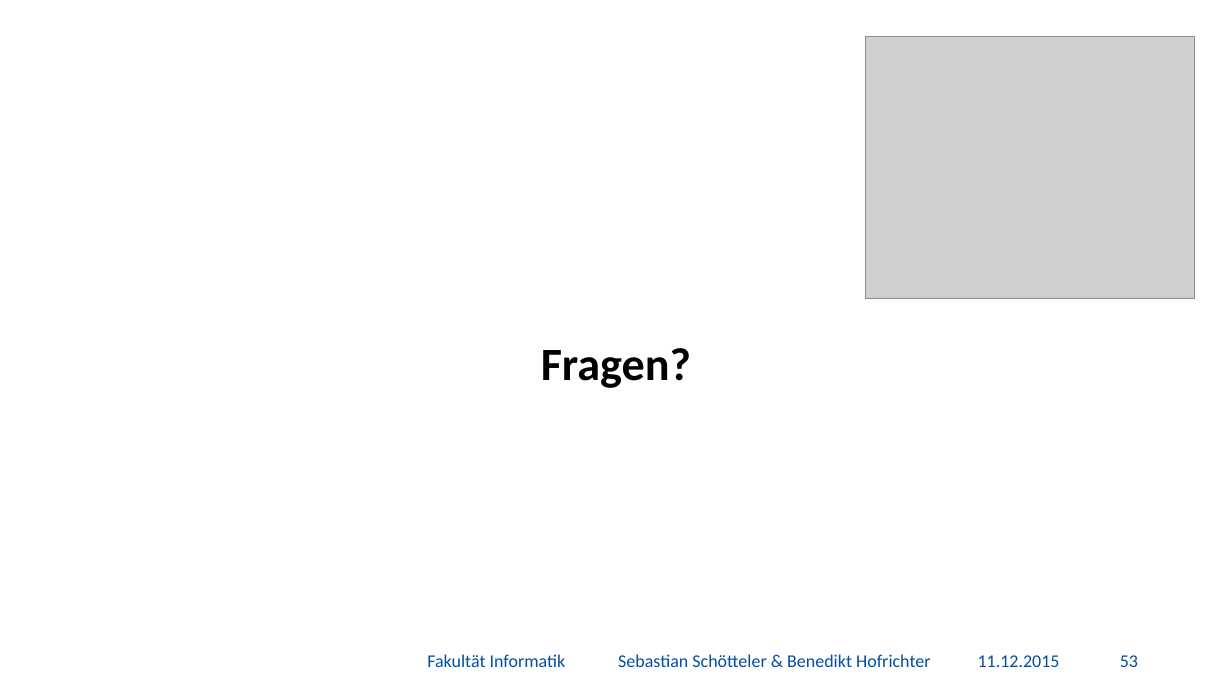
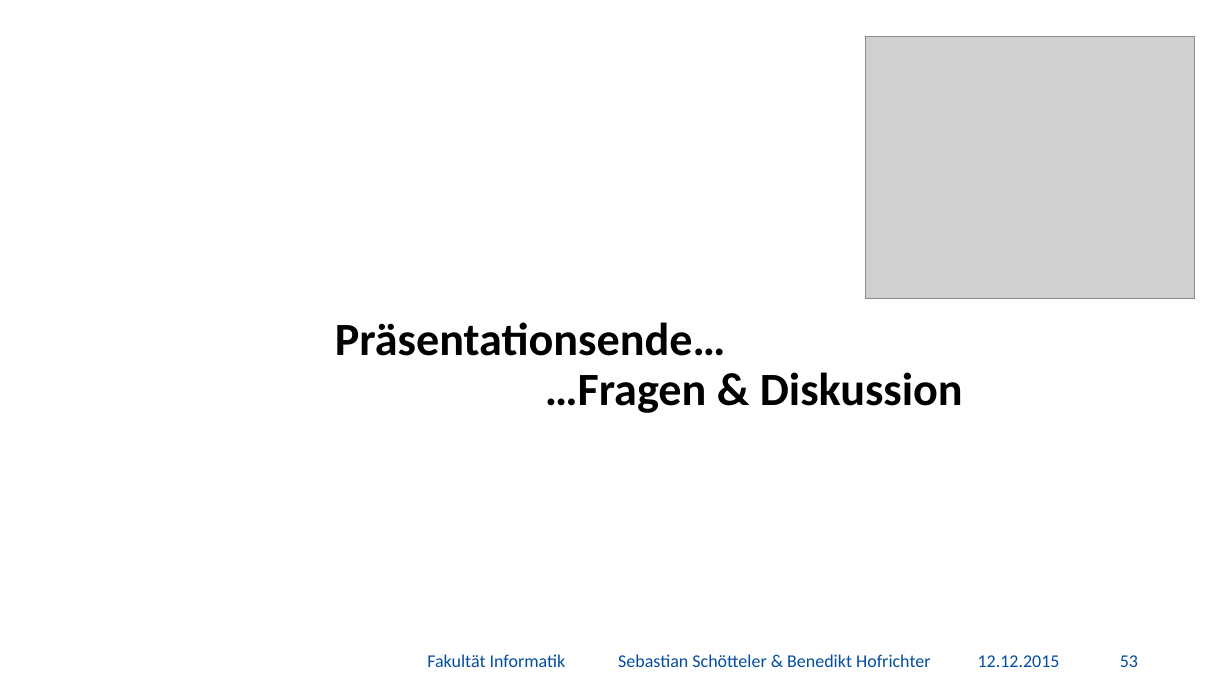
Before and after one commit to BenediktGitGit/soco15, a slide deck: slide 54 of 3b) Vortrag/Präsentation.pptx. Drawn at 1232x693 pixels with LibreOffice and Linux fonts; fonts in the diff are those of the drawing; grey boxes stand for pictures; background and template pictures are left out. Boxes give left, top, right and bottom in pixels: in the first picture for what was removed or moved away, otherwise in the second. Text is boxed around its words. In the diff, an @@ line names an element or a change of style, - is before the commit and + after.

Commit message:
Doku+Präse

```diff
--- a/3b) Vortrag/Präsentation.pptx
+++ b/3b) Vortrag/Präsentation.pptx
@@ title at <box>335,322,963,413</box>: text changed @@
-Fragen?
+Präsentationsende…
+…Fragen & Diskussion
@@ text at <box>978,655,1060,667</box>: text changed @@
-11.12.2015
+12.12.2015
```
Also in this commit, not shown: 51 other slides changed, 19 other files.
